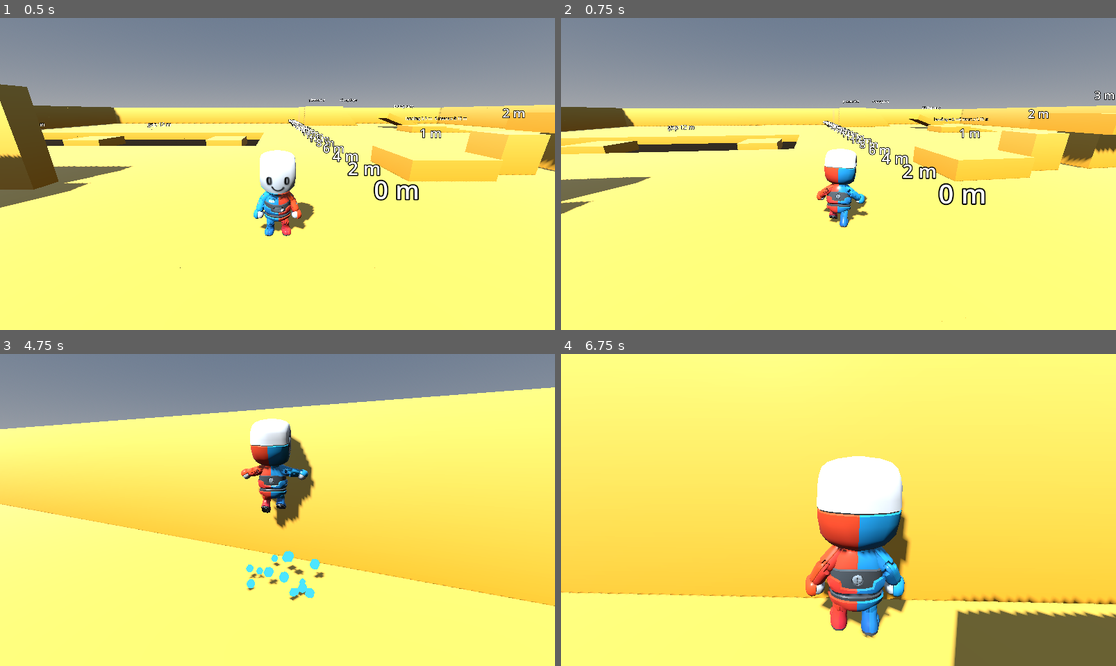
Above: before the commit, frames 1-4 (two rows, left to right).
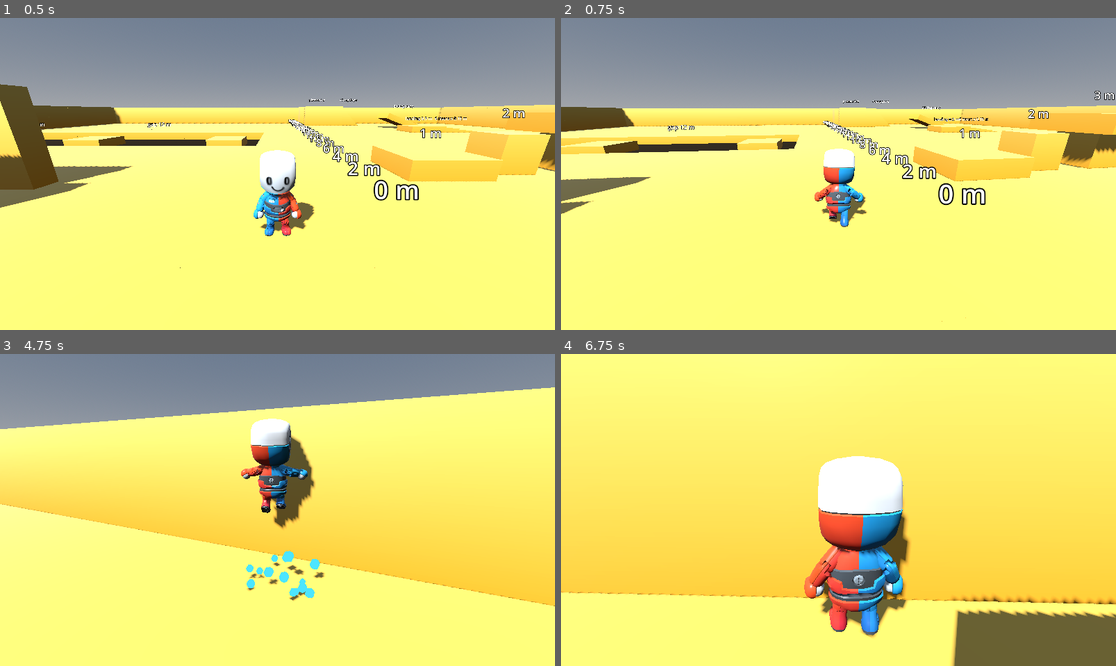
Above: after the commit, the same moments.

Repository: bistlaudio/Attimo
Game: Godot game, scene res://scenes/test/movement_gym.tscn
Same seed, same stepped clock (60 frames per second), same inputs: the game is played once before the commit and once after it.
Inputs (mouse positions are in pixels of both pictures, inside the frame that each line leads up to):
- Up to frame 1 (0.5 s): no input
- Up to frame 2 (0.75 s): tap Enter at 0.5 s; move the mouse to (866, 174) at 0.52 s; hold W (move_forward) from 0.53 s (still down); hold Right mouse button (aim) from 0.53 s (still down); click (866, 174) at 0.67 s
- Up to frame 3 (4.75 s): keep holding W (move_forward); tap Space (jump) at 0.77, 1.07, 1.52, 1.55, 1.82, 3.02, 3.32, 3.77, 3.8, 4.07, 4.52 s; tap Shift (dash) at 0.8, 1.35, 3.05, 4.35 s; move the mouse to (249, 510) at 1.27 s; release Right mouse button (aim) at 1.28 s; move the mouse to (288, 503) at 2.02 s; hold Space (jump) 2.03-2.78 s; right-click (288, 503) at 2.3 s; move the mouse to (271, 516) at 2.77 s; right-click (271, 516) at 2.85 s; click (271, 516) at 2.92 s; move the mouse to (316, 513) at 3.52 s; hold Middle mouse button (camera_recenter) 3.53-4.28 s; move the mouse to (233, 506) at 4.27 s; right-click (233, 506) at 4.55 s
- Up to frame 4 (6.75 s): tap Space (jump) at 4.82, 6.02, 6.05, 6.32 s; move the mouse to (844, 510) at 5.02 s; hold Shift (dash) 5.03-5.78 s; tap E (interact) at 5.1 s; click (844, 510) at 5.17 s; move the mouse to (816, 503) at 5.77 s; release W (move_forward) at 5.78 s; hold D (move_right) 5.78-6.53 s; tap Mouse wheel down (module_next) at 5.85 s; move the mouse to (866, 510) at 6.52 s; hold W (move_forward) from 6.53 s (still down); hold Right mouse button (aim) from 6.53 s (still down); tap Mouse wheel up (module_prev) at 6.6 s

Frame 1 is identical in both runs. In frame 2, 0.5% of the frame differs, in the area x 45-56%, y 41-68%; in frame 3, 0.1%; in frame 4, 1.1%, in the area x 43-62%, y 32-92%.

Commit message:
feat(03-03): aim hold with camera-locked facing and aim_changed fact
- PlayerController.aiming, _tick_aim and _apply_aim_facing pin VisualRoot yaw to the camera every tick
- face and face_now do nothing while aiming; input_direction steers by the rig's true yaw
- EventBus.aim_changed(active) documented in CONVENTIONS.md
- test_aim_mode covers flag, bus fact, facing, strafe, dash and the no-camera edge

Co-Authored-By: Claude Sonnet 5.5 <noreply@anthropic.com>

Diff:
--- a/attimo/autoload/event_bus.gd
+++ b/attimo/autoload/event_bus.gd
@@ -8,5 +8,7 @@
 signal movement_state_changed(from_state: StringName, to_state: StringName)
 ## Emitted by the LongJump state on enter. `stage` is the long-jump stage: 1 first dash hop, 2, 3 top of the stack.
 signal long_jumped(position: Vector3, stage: int)
-## Emitted by PlayerController when the ground-jump chain stage changes: 1..3 for Jump 1, 2, 3 (salto), 0 on reset.
+## Emitted by PlayerController when the ground-jump chain stage changes: 1..3 for Jump 1, 2, 3 (the pirouette jump), 0 on reset.
 signal chain_stage_changed(stage: int)
+## Emitted by PlayerController when the aim hold starts (true) or ends (false), once per change (CAM-02). Listeners: CameraRig, the crosshair and the animator.
+signal aim_changed(active: bool)
--- a/attimo/scripts/player/player_controller.gd
+++ b/attimo/scripts/player/player_controller.gd
@@ -26,7 +26,7 @@
 var air_dash_available: bool = true
 ## Direction of the last dash started, flattened and normalized.
 var last_dash_direction: Vector3 = Vector3.ZERO
-## Ground-jump chain stage: 0 none, 1 after Jump 1, 2 after Jump 2, 3 after Jump 3, the salto (D-05). Changes emit chain_stage_changed.
+## Ground-jump chain stage: 0 none, 1 after Jump 1, 2 after Jump 2, 3 after Jump 3, the pirouette jump (D-05). Changes emit chain_stage_changed.
 var chain_stage: int = 0
 ## Long-jump stack stage: 0 none, 1..3 the stage of the last long jump (dash hop) while the stack lives (D-05).
 var long_jump_stage: int = 0
@@ -35,6 +35,9 @@
 var combo_timer: float = 0.0
 ## Seconds left after a ground dash ended in which a jump still is a long jump (D-06).
 var dash_jump_grace_timer: float = 0.0
+## True while the aim button is held (CAM-02, D-09). While true this controller owns the facing: VisualRoot's yaw follows
+## the camera every physics tick and face() and face_now() do nothing. Changes emit aim_changed.
+var aiming: bool = false
 
 var _was_on_floor: bool = true
 var _last_platform_velocity: Vector3 = Vector3.ZERO
@@ -55,6 +58,7 @@
 
 func _physics_process(delta: float) -> void:
 	_tick_timers(delta)
+	_tick_aim()
 	state_machine.physics_update(delta)
 	_integrate(delta)
 
@@ -70,8 +74,8 @@
 
 
 ## Movement input in world space, flattened, keeping the analog magnitude (<= 1).
-## Camera-relative: a camera under a CameraRig steers through the rig's steering_yaw() (A40), any
-## other current camera through its own yaw. Without a camera it falls back to world axes (W = -Z).
+## Camera-relative: a camera under a CameraRig steers through the rig's steering_yaw() (A40), or its true yaw
+## while aiming, any other current camera through its own yaw. Without a camera it falls back to world axes (W = -Z).
 func input_direction() -> Vector3:
 	var input: Vector2 = Input.get_vector(&"move_left", &"move_right", &"move_forward", &"move_back")
 	if input == Vector2.ZERO:
@@ -115,16 +119,18 @@
 
 ## Turns VisualRoot toward `direction` (the Mannequin faces +Z).
 ## Called from state physics_update so the rotation happens inside the physics tick.
+## Does nothing while aiming: the camera owns the facing then (D-09).
 func face(direction: Vector3, delta: float) -> void:
-	if direction.length_squared() < 0.0001:
+	if aiming or direction.length_squared() < 0.0001:
 		return
 	var target_yaw: float = atan2(direction.x, direction.z)
 	visual_root.rotation.y = lerp_angle(visual_root.rotation.y, target_yaw, minf(config.turn_rate * delta, 1.0))
 
 
-## Snaps the VisualRoot yaw toward `direction` without turning.
+## Snaps the VisualRoot yaw toward `direction` without turning. Does nothing while aiming (Dash and LongJump keep the
+## crosshair facing).
 func face_now(direction: Vector3) -> void:
-	if direction.length_squared() < 0.0001:
+	if aiming or direction.length_squared() < 0.0001:
 		return
 	visual_root.rotation.y = atan2(direction.x, direction.z)
 
@@ -253,6 +259,35 @@
 		combo_timer = 0.0
 		long_jump_stage = 0
 		_set_chain_stage(0)
+
+
+## Reads the aim hold (CAM-02). A change sets `aiming` on this tick and announces it once; while aiming the facing is
+## pinned to the camera before the states run, so their direction fallbacks read the crosshair facing.
+func _tick_aim() -> void:
+	var held: bool = Input.is_action_pressed(&"aim")
+	if held != aiming:
+		aiming = held
+		EventBus.aim_changed.emit(aiming)
+	if aiming:
+		_apply_aim_facing()
+
+
+## Sets VisualRoot's yaw to the camera's flat forward with no smoothing (D-09). Without a camera it changes nothing.
+## No reset_physics_interpolation: that would pop the visual position while moving (A-03-2).
+func _apply_aim_facing() -> void:
+	var camera: Camera3D = get_viewport().get_camera_3d()
+	if camera == null:
+		return
+	var forward: Vector3
+	var rig: CameraRig = _find_rig(camera)
+	if rig != null:
+		forward = Vector3(-sin(rig.yaw), 0.0, -cos(rig.yaw))
+	else:
+		forward = -camera.global_basis.z
+		forward.y = 0.0
+	if forward.length_squared() < 0.0001:
+		return
+	visual_root.rotation.y = atan2(forward.x, forward.z)
 
 
 func _integrate(delta: float) -> void:
--- /dev/null
+++ b/attimo/tests/smoke/test_aim_mode.gd
@@ -0,0 +1,185 @@
+extends RefCounted
+## CAM-02 / D-09 / D-10: the aim hold. Holding `aim` sets PlayerController.aiming on the same physics tick, announces
+## EventBus.aim_changed once per change and pins VisualRoot's yaw to the camera's flat forward with no smoothing. While
+## aiming, face() and face_now() do nothing (Dash keeps the crosshair facing), movement steers by the rig's true yaw
+## (W runs along the crosshair, A and D strafe), and jump and dash still work. Without a camera aiming changes no
+## facing and raises no error. Every expectation derives from player.config. Actions are released and nodes freed at
+## the end of each scenario.
+
+const Fixtures := preload("res://tests/fixtures.gd")
+const FACING_TOLERANCE_DEG: float = 1.0
+const STEER_TOLERANCE_DEG: float = 10.0
+const DASH_TOLERANCE_DEG: float = 5.0
+const SPEED_TOLERANCE: float = 0.1
+const SETTLE_FRAMES: int = 60
+const TURN_BACK_FRAMES: int = 30
+## SceneTree.physics_frame fires before the tick's _physics_process, so one full tick needs two awaited frames.
+const TICK_FRAMES: int = 2
+
+var _bus: Node
+var _aim_events: Array[bool] = []
+var _on_aim: Callable
+var _floor: StaticBody3D
+var _rig: CameraRig
+
+
+func run(tree: SceneTree, check: Callable) -> void:
+	_bus = tree.root.get_node("EventBus")
+	await tree.process_frame
+	await _scenario_hold_and_facing(tree, check)
+	await _scenario_strafe(tree, check)
+	await _scenario_dash_keeps_facing(tree, check)
+	await _scenario_release_hands_back(tree, check)
+	await _scenario_no_camera(tree, check)
+
+
+# (a) + (b): the flag, the bus fact and the camera-locked facing without smoothing.
+func _scenario_hold_and_facing(tree: SceneTree, check: Callable) -> void:
+	var player: PlayerController = _begin(tree)
+	check.call(not player.aiming, "(a) not aiming before the hold")
+	Fixtures.send_action_event(&"aim", true)
+	await Fixtures.wait_physics(tree, TICK_FRAMES)
+	check.call(player.aiming, "(a) the hold sets aiming on the first physics tick")
+	check.call(_aim_events == [true], "(a) exactly one aim_changed(true) (got %s)" % [_aim_events])
+	await Fixtures.wait_physics(tree, 3)
+	check.call(_aim_events == [true], "(a) holding emits no further aim_changed (got %s)" % [_aim_events])
+	await Fixtures.wait_process(tree, 1)
+	check.call(_facing_error_deg(player, _camera_forward()) < FACING_TOLERANCE_DEG,
+		"(b) the facing matches the camera (off by %.2f deg)" % _facing_error_deg(player, _camera_forward()))
+	# The camera turns by a big step: the facing follows on the very next tick, no smoothing.
+	_rig.yaw += 1.0
+	await Fixtures.wait_physics(tree, TICK_FRAMES)
+	var expected: Vector3 = Vector3(-sin(_rig.yaw), 0.0, -cos(_rig.yaw))
+	check.call(_facing_error_deg(player, expected) < FACING_TOLERANCE_DEG,
+		"(b) a camera turn of 1 rad is followed within one tick (off by %.2f deg)" % _facing_error_deg(player, expected))
+	await Fixtures.wait_process(tree, 1)
+	check.call(_facing_error_deg(player, _camera_forward()) < FACING_TOLERANCE_DEG,
+		"(b) the facing still matches the rendered camera (off by %.2f deg)" % _facing_error_deg(player, _camera_forward()))
+	await _end(tree, player)
+
+
+# (c): A strafes along the camera's left while the figure keeps facing the crosshair.
+func _scenario_strafe(tree: SceneTree, check: Callable) -> void:
+	var player: PlayerController = _begin(tree)
+	Fixtures.send_action_event(&"aim", true)
+	Input.action_press(&"move_left")
+	await Fixtures.wait_physics(tree, TURN_BACK_FRAMES)
+	await Fixtures.wait_process(tree, 1)
+	var left: Vector3 = -_camera_right()
+	var velocity: Vector3 = player.move_velocity
+	velocity.y = 0.0
+	check.call(velocity.length() > 1.0, "(c) the strafe moves the body (speed %.2f)" % velocity.length())
+	check.call(rad_to_deg(velocity.angle_to(left)) < STEER_TOLERANCE_DEG,
+		"(c) move_left runs along the camera's left (off by %.2f deg)" % rad_to_deg(velocity.angle_to(left)))
+	check.call(_facing_error_deg(player, _camera_forward()) < FACING_TOLERANCE_DEG,
+		"(c) the figure keeps facing the crosshair while strafing (off by %.2f deg)" % _facing_error_deg(player, _camera_forward()))
+	Input.action_release(&"move_left")
+	await _end(tree, player)
+
+
+# (d): a dash in aim goes where the input points and does not turn the figure away from the crosshair.
+func _scenario_dash_keeps_facing(tree: SceneTree, check: Callable) -> void:
+	var player: PlayerController = _begin(tree)
+	Fixtures.send_action_event(&"aim", true)
+	Input.action_press(&"move_right")
+	await Fixtures.wait_physics(tree, 5)
+	await Fixtures.tap_action(tree, &"dash")
+	check.call(player.state_machine.current.name == &"Dash", "(d) a dash press works while aiming (got %s)" % player.state_machine.current.name)
+	var right: Vector3 = _camera_right()
+	var direction: Vector3 = player.last_dash_direction
+	check.call(rad_to_deg(direction.angle_to(right)) < DASH_TOLERANCE_DEG,
+		"(d) the dash goes along the camera's right (off by %.2f deg)" % rad_to_deg(direction.angle_to(right)))
+	check.call(_facing_error_deg(player, _camera_forward()) < FACING_TOLERANCE_DEG,
+		"(d) the dash leaves the facing on the crosshair (off by %.2f deg)" % _facing_error_deg(player, _camera_forward()))
+	Input.action_release(&"move_right")
+	await _end(tree, player)
+
+
+# (e): releasing aim announces once and hands the facing back to face().
+func _scenario_release_hands_back(tree: SceneTree, check: Callable) -> void:
+	var player: PlayerController = _begin(tree)
+	Fixtures.send_action_event(&"aim", true)
+	await Fixtures.wait_physics(tree, 3)
+	Fixtures.send_action_event(&"aim", false)
+	await Fixtures.wait_physics(tree, TICK_FRAMES)
+	check.call(not player.aiming, "(e) releasing the hold clears aiming on the next tick")
+	check.call(_aim_events == [true, false], "(e) exactly one aim_changed(false) (got %s)" % [_aim_events])
+	Input.action_press(&"move_right")
+	await Fixtures.wait_physics(tree, TURN_BACK_FRAMES)
+	await Fixtures.wait_process(tree, 1)
+	var right: Vector3 = _camera_right()
+	check.call(_facing_error_deg(player, right) < 15.0,
+		"(e) after the release the figure turns toward the movement again (off by %.2f deg)" % _facing_error_deg(player, right))
+	Input.action_release(&"move_right")
+	await _end(tree, player)
+
+
+# (f): without a camera aiming changes no facing and raises no error; the release hands facing back.
+func _scenario_no_camera(tree: SceneTree, check: Callable) -> void:
+	var player: PlayerController = _begin(tree)
+	player.visual_root.rotation.y = 1.0
+	_rig.free()
+	_rig = null
+	await Fixtures.wait_physics(tree, 2)
+	check.call(tree.root.get_viewport().get_camera_3d() == null, "(f) the viewport has no camera")
+	Fixtures.send_action_event(&"aim", true)
+	await Fixtures.wait_physics(tree, 5)
+	check.call(player.aiming, "(f) aiming is set without a camera")
+	check.call(is_equal_approx(player.visual_root.rotation.y, 1.0), "(f) aiming without a camera leaves the facing alone (yaw %.3f)" % player.visual_root.rotation.y)
+	Fixtures.send_action_event(&"aim", false)
+	Input.action_press(&"move_right")
+	await Fixtures.wait_physics(tree, TURN_BACK_FRAMES)
+	var facing: Vector3 = player.visual_root.global_basis.z
+	check.call(facing.dot(Vector3.RIGHT) > 0.95, "(f) after the release face() turns the figure toward the movement (facing %s)" % facing)
+	Input.action_release(&"move_right")
+	await _end(tree, player)
+
+
+## Floor, player, camera rig and the aim_changed counter for one scenario.
+func _begin(tree: SceneTree) -> PlayerController:
+	_aim_events = []
+	_on_aim = func(active: bool) -> void: _aim_events.append(active)
+	_bus.aim_changed.connect(_on_aim)
+	_floor = Fixtures.spawn_floor(tree.root)
+	var player: PlayerController = Fixtures.spawn_player(tree.root, Vector3(0.0, 0.5, 0.0))
+	_rig = Fixtures.spawn_camera_rig(tree.root, player)
+	return player
+
+
+func _end(tree: SceneTree, player: PlayerController) -> void:
+	Fixtures.send_action_event(&"aim", false)
+	for action: StringName in [&"move_left", &"move_right", &"move_forward", &"move_back", &"dash", &"jump"]:
+		Input.action_release(action)
+	await Fixtures.wait_physics(tree, 2)
+	_bus.aim_changed.disconnect(_on_aim)
+	player.queue_free()
+	if _rig != null and is_instance_valid(_rig):
+		_rig.queue_free()
+	_rig = null
+	_floor.queue_free()
+	await Fixtures.wait_physics(tree, 2)
+
+
+## The rendered camera's flat forward.
+func _camera_forward() -> Vector3:
+	var camera: Camera3D = _rig.get_viewport().get_camera_3d()
+	var forward: Vector3 = -camera.global_basis.z
+	forward.y = 0.0
+	return forward.normalized()
+
+
+## The rendered camera's flat right.
+func _camera_right() -> Vector3:
+	var camera: Camera3D = _rig.get_viewport().get_camera_3d()
+	var right: Vector3 = camera.global_basis.x
+	right.y = 0.0
+	return right.normalized()
+
+
+## Angle in degrees between the figure's facing (VisualRoot +Z) and `direction`, both flattened.
+func _facing_error_deg(player: PlayerController, direction: Vector3) -> float:
+	var facing: Vector3 = player.visual_root.global_basis.z
+	facing.y = 0.0
+	var wanted: Vector3 = direction
+	wanted.y = 0.0
+	return rad_to_deg(facing.normalized().angle_to(wanted.normalized()))
Not shown, added: attimo/tests/smoke/test_aim_mode.gd.uid
Not shown, changed: docs/CONVENTIONS.md
